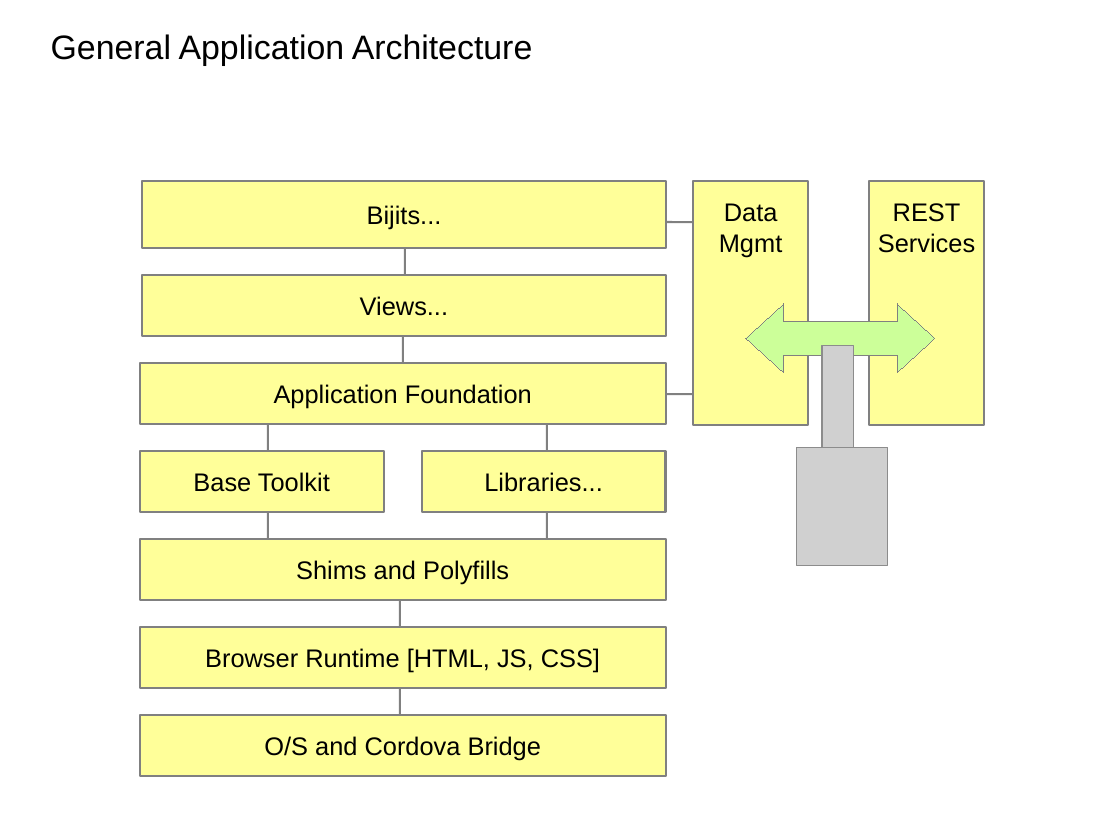
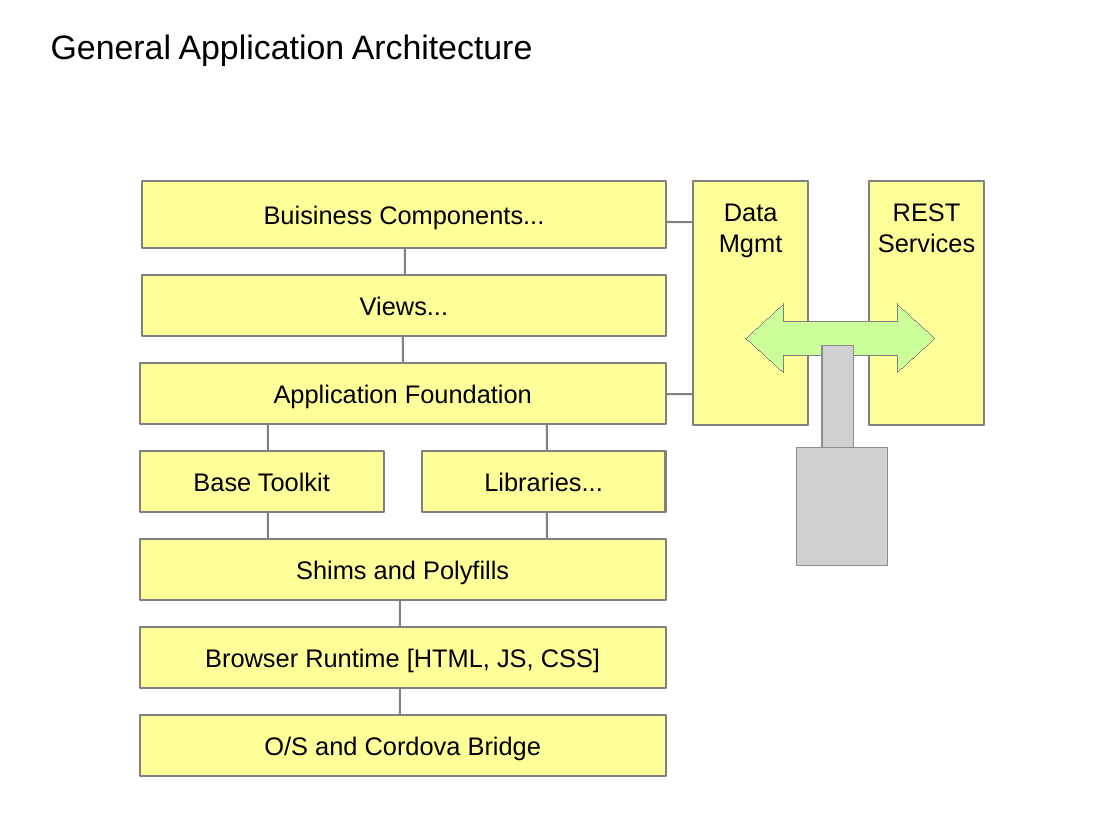
Before and after one commit to spa-js/spa-js.github.io, a slide deck: slide 1 of resources/AppArch_Diagrams.odp. Drawn at 1120x840 pixels with LibreOffice and Linux fonts; fonts in the diff are those of the drawing; grey boxes stand for pictures. Boxes give left, top, right and bottom in pixels: in the first picture for what was removed or moved away, otherwise in the second. Text is boxed around its words. In the diff, an @@ line names an element or a change of style, - is before the commit and + after.

```diff
--- a/resources/AppArch_Diagrams.odp
+++ b/resources/AppArch_Diagrams.odp
@@ text in rectangle at [264, 205, 544, 230]: text changed @@
-Bijits...
+Buisiness Components...
```
Also in this commit, not shown: 1 other slide changed, 9 other files.
